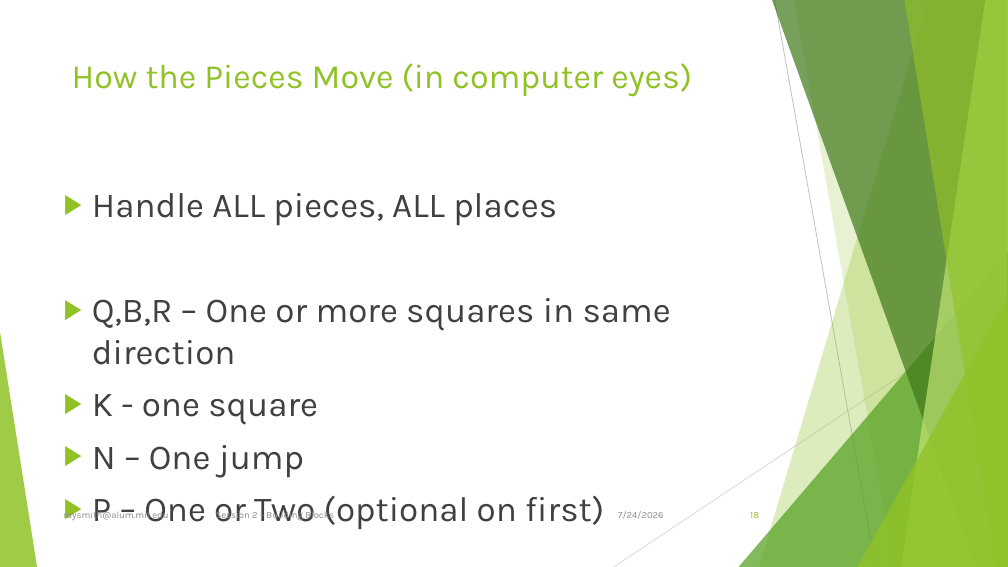
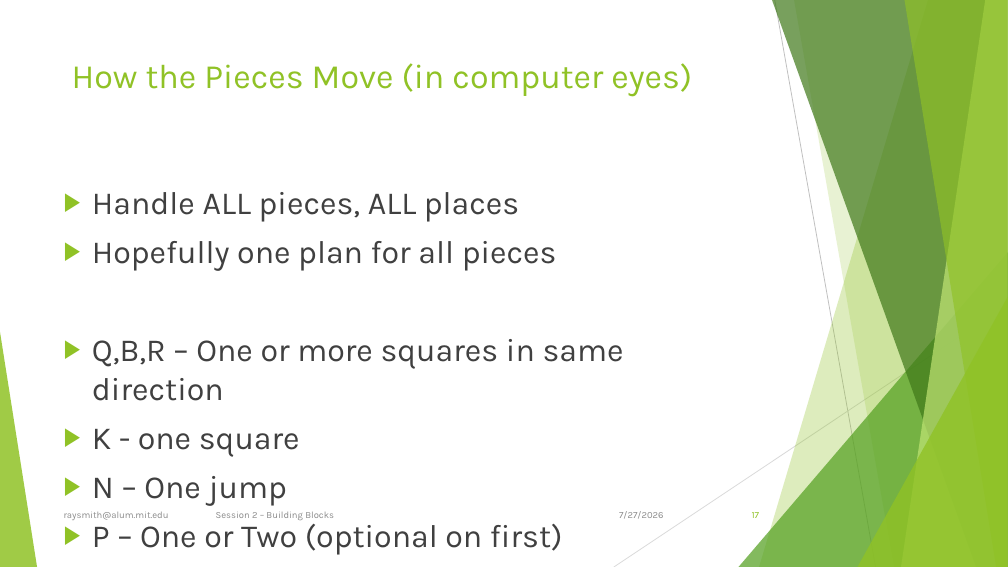
Before and after one commit to raysmith619/chess, a slide deck: slide 17 of Docs/Chess Display and Computers.pptx (slide 18 before the commit). Drawn at 1008x567 pixels with LibreOffice and Linux fonts; fonts in the diff are those of the drawing. Boxes give left, top, right and bottom in pixels: in the first picture for what was removed or moved away, otherwise in the second. Text is boxed around its words. In the diff, an @@ line names an element or a change of style, - is before the commit and + after.

```diff
--- a/Docs/Chess Display and Computers.pptx
+++ b/Docs/Chess Display and Computers.pptx
@@ text at box(92, 192, 624, 555): size 33.3 to 30.6 pt in "Handle ALL pieces, ALL places", "Q,B,R – One or more squares in ...", "K - one square", "N – One jump" and 1 more places @@
@@ text at box(92, 241, 557, 271): paragraph added @@
+▶ Hopefully one plan for all pieces
@@ page number at box(752, 512, 760, 518): text changed @@
-18
+17
```
Also in this commit, not shown: 22 other slides changed, 1 slide removed, 1 other file.
